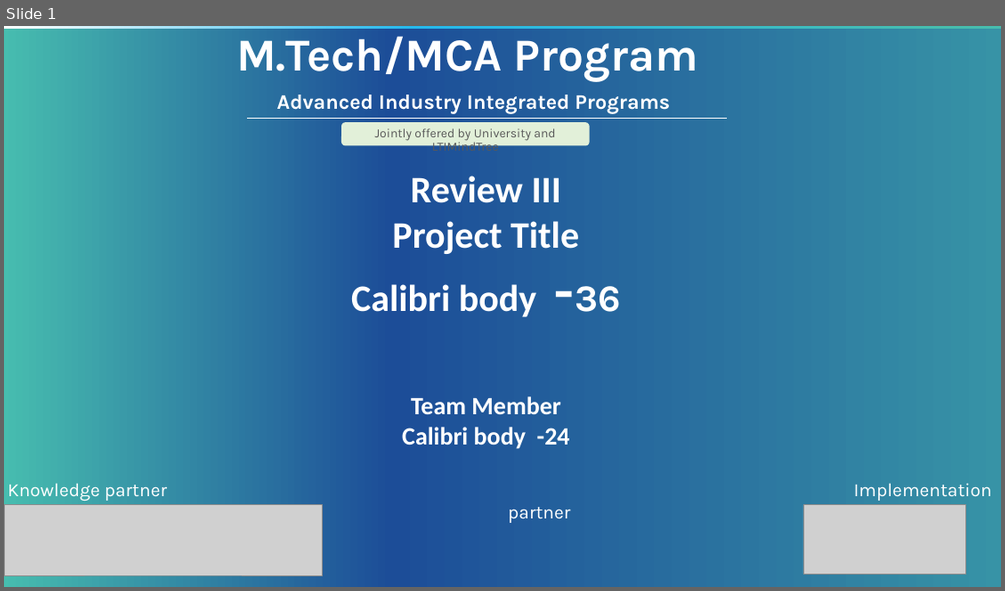
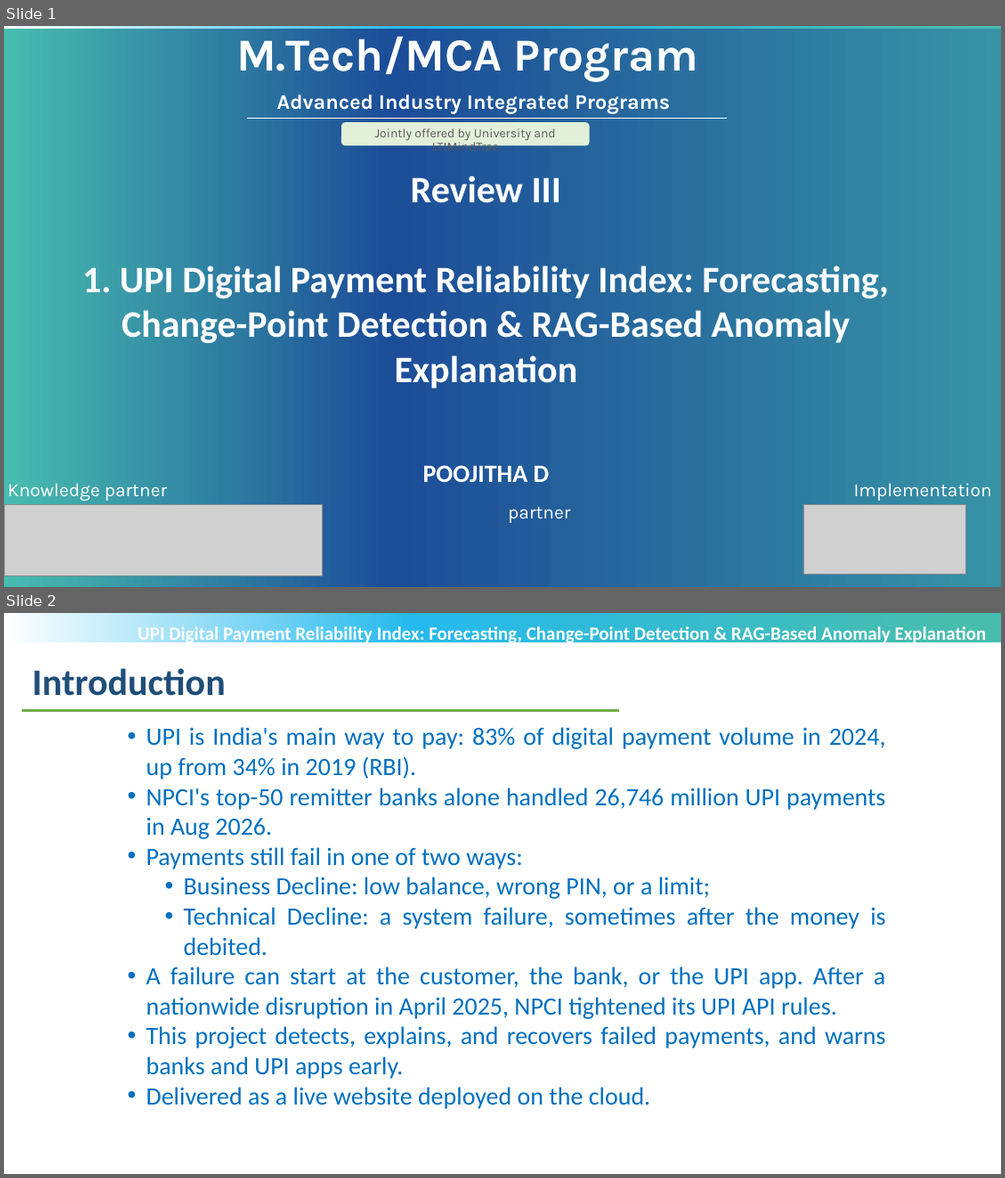
Before and after one commit to POOJITHA-02/lti-proj, a slide deck: MTech-Project_Review3_PPT_Template_V1.pptx. Shown one above the other, each under a label of ours: slide 1 before the commit, slides 1 and 2 after it. The pictures are 1005x591 and 1005x1178 pixels, drawn with LibreOffice and Linux fonts; fonts in the diff are those of the drawing; grey boxes stand for pictures; background and template pictures are left out. Boxes give left, top, right and bottom in pixels: in the first picture for what was removed or moved away, otherwise in the second. Text is boxed around its words. In the diff, an @@ line names an element or a change of style, - is before the commit and + after.

```diff
--- a/MTech-Project_Review3_PPT_Template_V1.pptx
+++ b/MTech-Project_Review3_PPT_Template_V1.pptx
@@ slide 2 added at (4, 613, 1001, 1174), background #FFFFFF; not listed: 1 template element that a slide beside it also shows @@
@@ text added at (138, 624, 987, 645), 18 pt, text #FFFFFF, bold @@
+UPI Digital Payment Reliability Index: Forecasting, Change-Point Detection & RAG-Based Anomaly Explanation
@@ text added at (32, 668, 226, 696), 36 pt, text #1F4E79, bold @@
+Introduction
@@ line added from (22, 710) to (619, 710), #70AD47 2.25 pt @@
@@ text added at (146, 727, 886, 1078), 24 pt, text #0070C0 @@
+• UPI is India's main way to pay: 83% of digital payment volume in 2024, up from 34% in 2019 (RBI).
+• NPCI's top-50 remitter banks alone handled 26,746 million UPI payments in Aug 2026.
+• Payments still fail in one of two ways:
+  • Business Decline: low balance, wrong PIN, or a limit;
+  • Technical Decline: a system failure, sometimes after the money is debited.
+• A failure can start at the customer, the bank, or the UPI app. After a nationwide disruption in April 2025, NPCI tightened its UPI API rules.
+• This project detects, explains, and recovers failed payments, and warns banks and UPI apps early.
+• Delivered as a live website deployed on the cloud.
@@ slide 1 changed as well @@
@@ text at (82, 265, 889, 482): text changed @@
-Project Title
-Calibri body -36
-Team Member
-Calibri body -24
+1. UPI Digital Payment Reliability Index: Forecasting, Change-Point Detection & RAG-Based Anomaly Explanation
+POOJITHA D
```
Also in this commit, not shown: 1 other slide changed, 17 other slides added, 9 slides removed.
